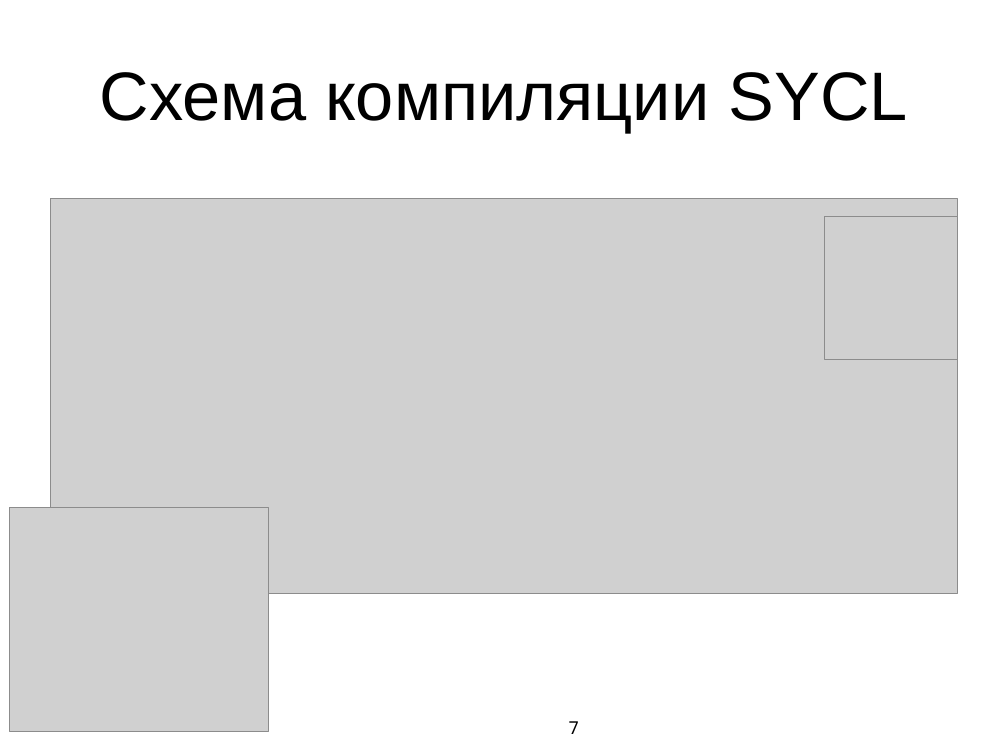
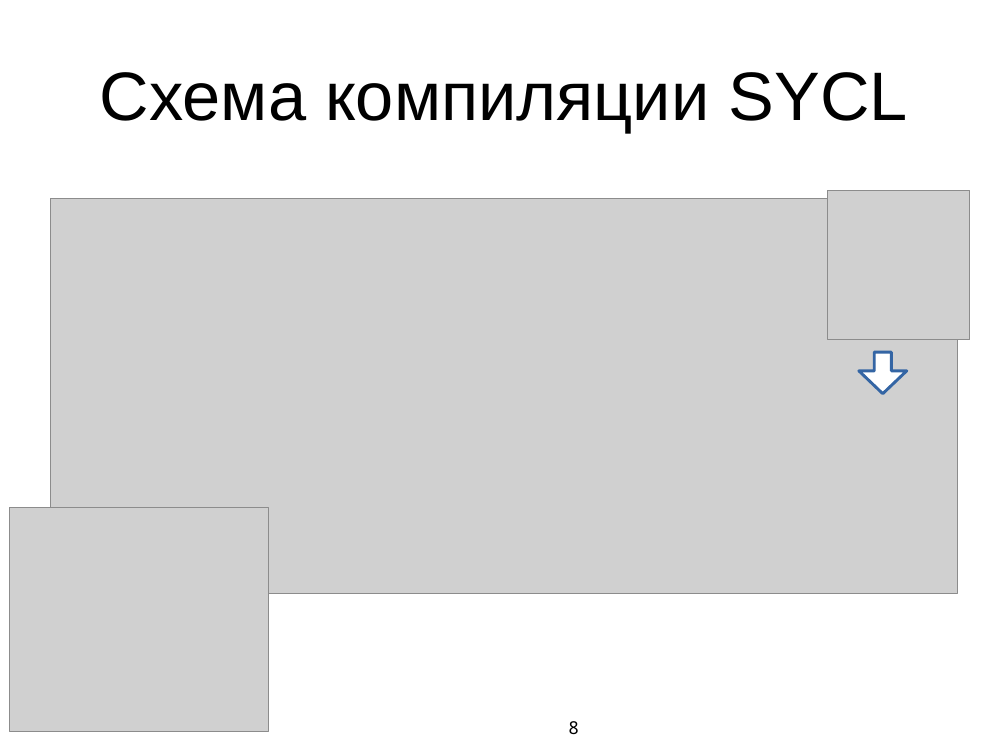
Before and after one commit to MIPT-ILab/cpp-lects-rus, a slide deck: slide 8 of other_lects/toolchain_lect/slides/graphics_toolchain_complete_ppt.pptx (slide 7 before the commit). Drawn at 1008x756 pixels with LibreOffice and Linux fonts; fonts in the diff are those of the drawing; grey boxes stand for pictures. Boxes give left, top, right and bottom in pixels: in the first picture for what was removed or moved away, otherwise in the second. Text is boxed around its words. In the diff, an @@ line names an element or a change of style, - is before the commit and + after.

```diff
--- a/other_lects/toolchain_lect/slides/graphics_toolchain_complete_ppt.pptx
+++ b/other_lects/toolchain_lect/slides/graphics_toolchain_complete_ppt.pptx
@@ picture: place and size @@
-picture at (825, 217, 958, 359)
+picture at (828, 190, 970, 340)
@@ freeform shape added at (859, 352, 906, 393), fill #FFFFFF, outline #3465A4 2.3 pt @@
@@ page number at (568, 721, 579, 735): text changed @@
-7
+8
```
Also in this commit, not shown: 12 other slides changed, 14 slides added, 4 slides removed, 3 other files.
